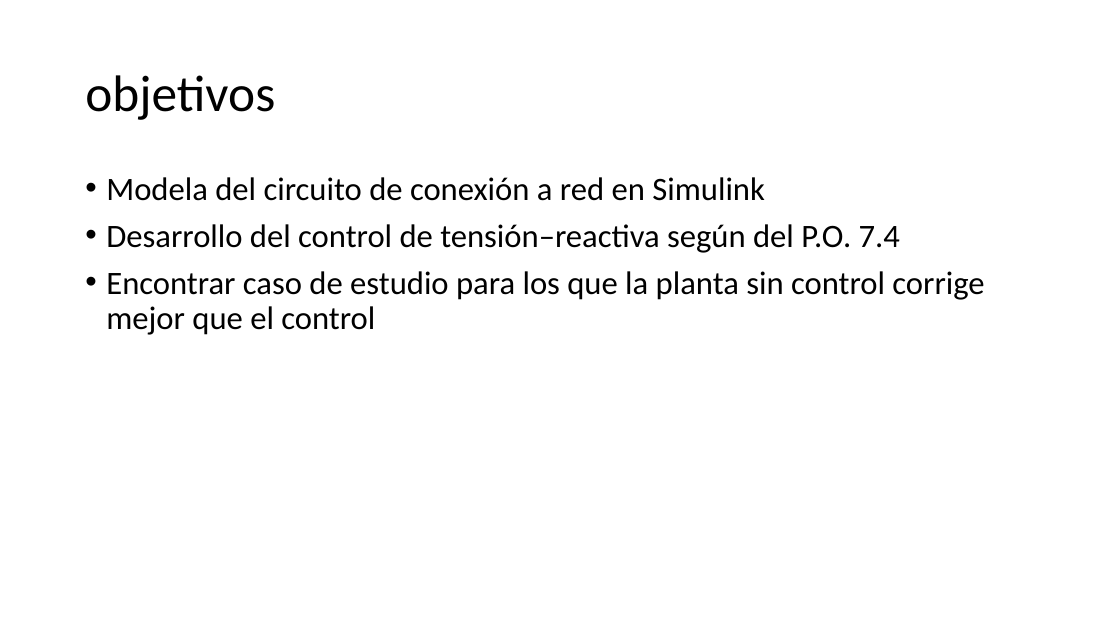
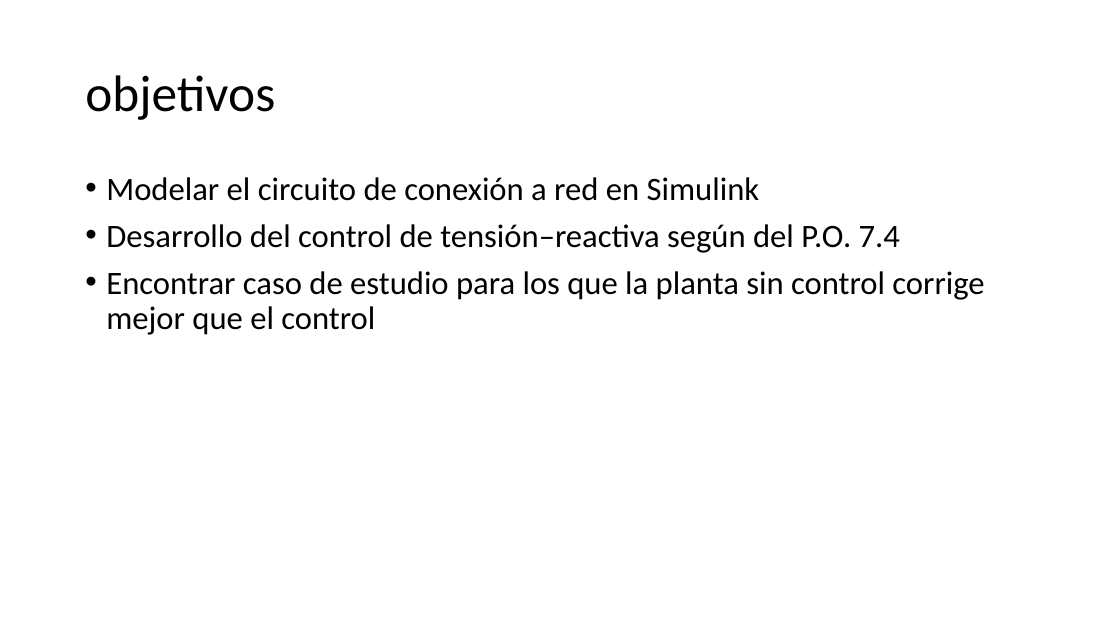
Before and after one commit to EmilioLdelaFuente/tfg, a slide deck: slide 4 of tfgPP.pptx. Drawn at 1120x630 pixels with LibreOffice and Linux fonts; fonts in the diff are those of the drawing. Boxes give left, top, right and bottom in pixels: in the first picture for what was removed or moved away, otherwise in the second. Text is boxed around its words. In the diff, an @@ line names an element or a change of style, - is before the commit and + after.

```diff
--- a/tfgPP.pptx
+++ b/tfgPP.pptx
@@ text at <box>106,177,760,201</box>: text changed @@
-• Modela del circuito de conexión a red en Simulink
+• Modelar el circuito de conexión a red en Simulink
```
Also in this commit, not shown: 3 slides added, 1 slide removed.
